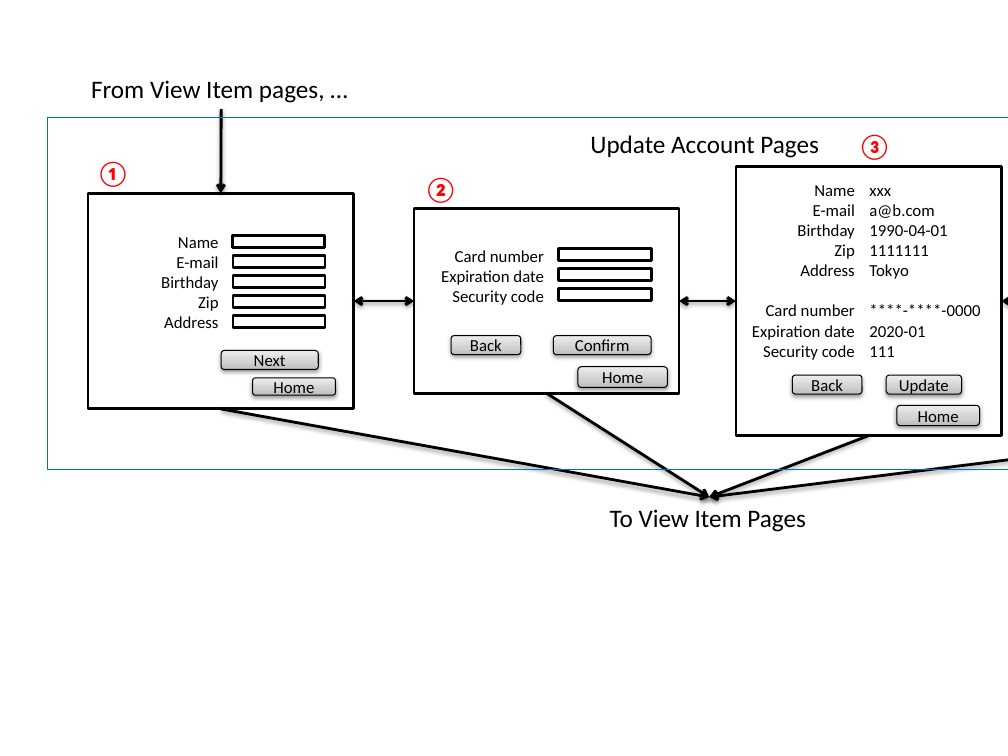
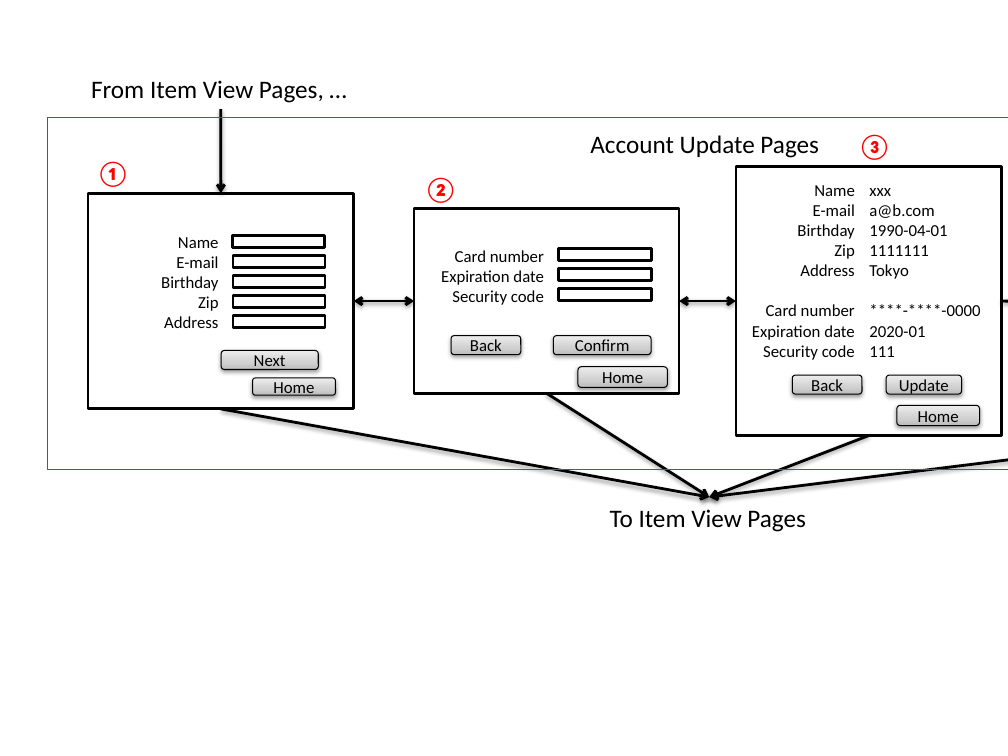
Before and after one commit to ynojima/guideline, a slide deck: slide 2 of source/TutorialSession/images_Session/materialSessionTutorial.pptx. Drawn at 1008x756 pixels with LibreOffice and Linux fonts; fonts in the diff are those of the drawing. Boxes give left, top, right and bottom in pixels: in the first picture for what was removed or moved away, otherwise in the second. Text is boxed around its words. In the diff, an @@ line names an element or a change of style, - is before the commit and + after.

```diff
--- a/source/TutorialSession/images_Session/materialSessionTutorial.pptx
+++ b/source/TutorialSession/images_Session/materialSessionTutorial.pptx
@@ text at box(91, 80, 324, 103): text changed @@
-From View Item pages, …
+From Item View Pages, …
@@ text at box(590, 135, 819, 158): text changed @@
-Update Account Pages
+Account Update Pages
@@ double arrow (1002, 301) - (1008, 301): double arrow to arrow @@
@@ text at box(610, 509, 806, 532): text changed @@
-To View Item Pages
+To Item View Pages
```
Also in this commit, not shown: 2 other slides changed, 4 other files.
